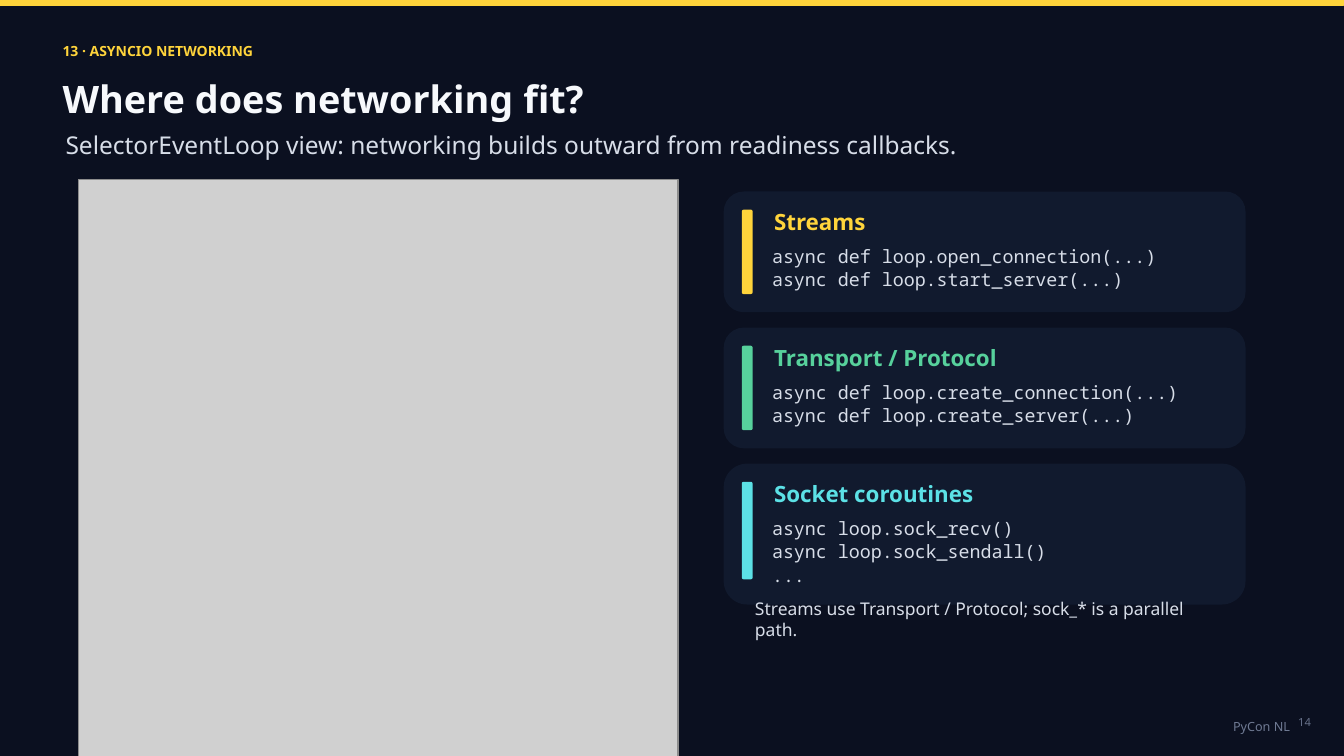
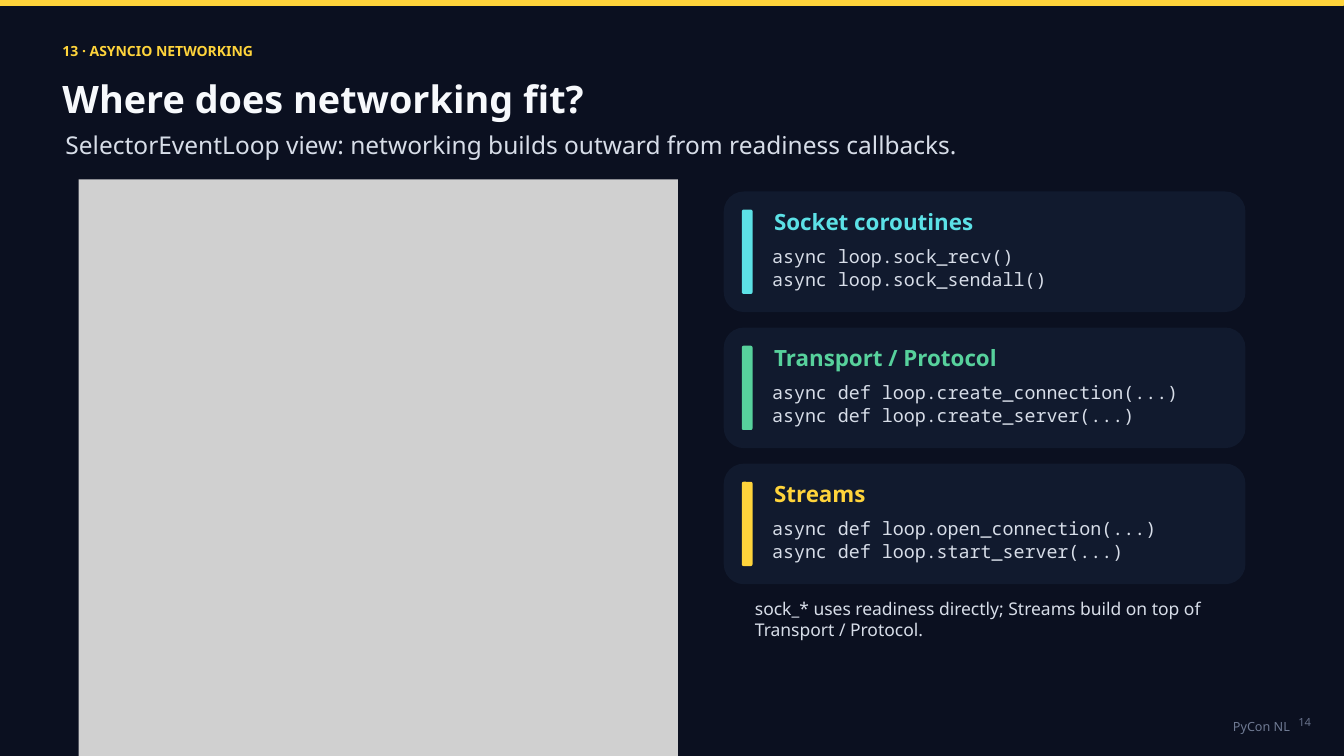
Before and after one commit to tarasko/eduloop, a slide deck: slide 18 of slides/TarasKozlov_AsyncioLoop.pptx. Drawn at 1344x756 pixels with LibreOffice and Linux fonts; fonts in the diff are those of the drawing; grey boxes stand for pictures. Boxes give left, top, right and bottom in pixels: in the first picture for what was removed or moved away, otherwise in the second. Text is boxed around its words. In the diff, an @@ line names an element or a change of style, - is before the commit and + after.

Commit message:
Update slides

```diff
--- a/slides/TarasKozlov_AsyncioLoop.pptx
+++ b/slides/TarasKozlov_AsyncioLoop.pptx
@@ text "Socket coroutines": place and size @@
-text "Socket coroutines" at (774,485,973,502)
+text "Socket coroutines" at (774,213,973,230)
@@ rounded rectangle: place and size @@
-rounded rectangle at (742,482,753,580)
+rounded rectangle at (742,210,753,294)
@@ text at (772,249,1047,291): paragraph removed @@
-...
@@ text "async loop.sock_recv()": place and size @@
-text "async loop.sock_recv()" at (772,521,1047,563)
+text "async loop.sock_recv()" at (772,249,1047,291)
@@ rounded rectangle: place and size @@
-rounded rectangle at (724,464,1246,605)
+rounded rectangle at (724,464,1246,585)
@@ 2 texts, 1 rounded rectangle: place and size @@
-2 texts, 1 rounded rectangle at (742,210,1156,294)
+2 texts, 1 rounded rectangle at (742,482,1156,567)
@@ text at (755,601,1201,640): text changed @@
-Streams use Transport / Protocol; sock_* is a parallel path.
+sock_* uses readiness directly; Streams build on top of Transport / Protocol.
```
Also in this commit, not shown: 6 other slides changed, 2 slides added, 2 slides removed, 2 other files.
